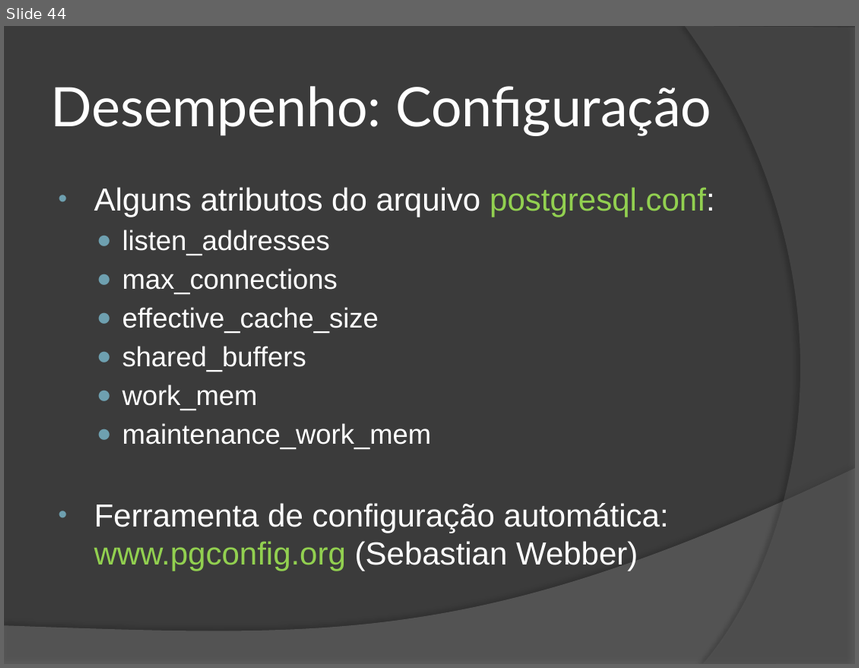
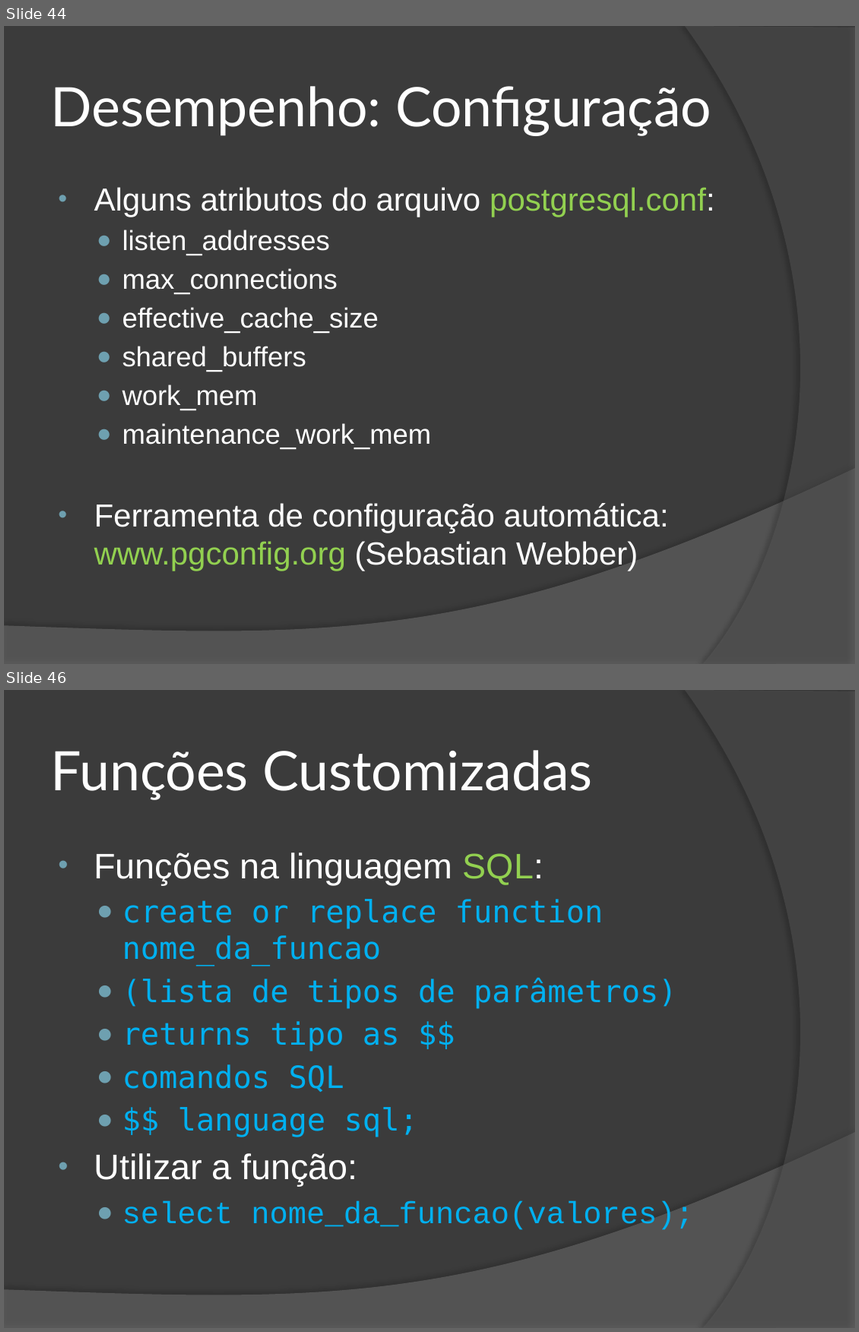
Before and after one commit to wind39/wind39.github.io, a slide deck: curso/modulo3capitulo5.pptx. Shown one above the other, each under a label of ours: slide 44 before the commit, slides 44 and 46 after it; the slides between them are not shown. The pictures are 859x668 and 859x1332 pixels, drawn with LibreOffice and Linux fonts; fonts in the diff are those of the drawing. Boxes give left, top, right and bottom in pixels: in the first picture for what was removed or moved away, otherwise in the second. Text is boxed around its words. In the diff, an @@ line names an element or a change of style, - is before the commit and + after.

```diff
--- a/curso/modulo3capitulo5.pptx
+++ b/curso/modulo3capitulo5.pptx
@@ slide 46 added at [4, 690, 855, 1328], background #3B3B3B; not listed: 2 template elements that a slide beside it also shows @@
@@ title added at [51, 750, 593, 800], 46 pt, text #FFFFFF @@
+Funções Customizadas
@@ text added at [94, 853, 694, 1230], 26 pt, text #00B0F0 @@
+• Funções na linguagem SQL:
+  ● create or replace function nome_da_funcao
+  ● (lista de tipos de parâmetros)
+  ● returns tipo as $$
+  ● comandos SQL
+  ● $$ language sql;
+• Utilizar a função:
+  ● select nome_da_funcao(valores);
```
Also in this commit, not shown: 2 slides changed, 7 other slides added, 2 other files.
